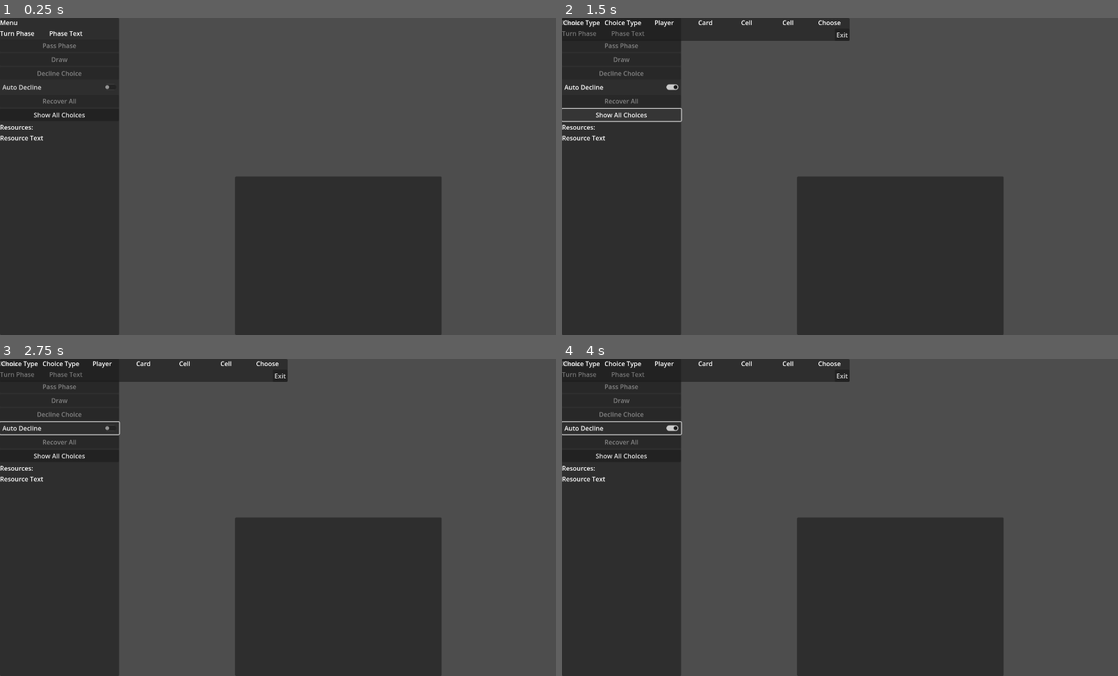
Above: before the commit, frames 1-4 (two rows, left to right).
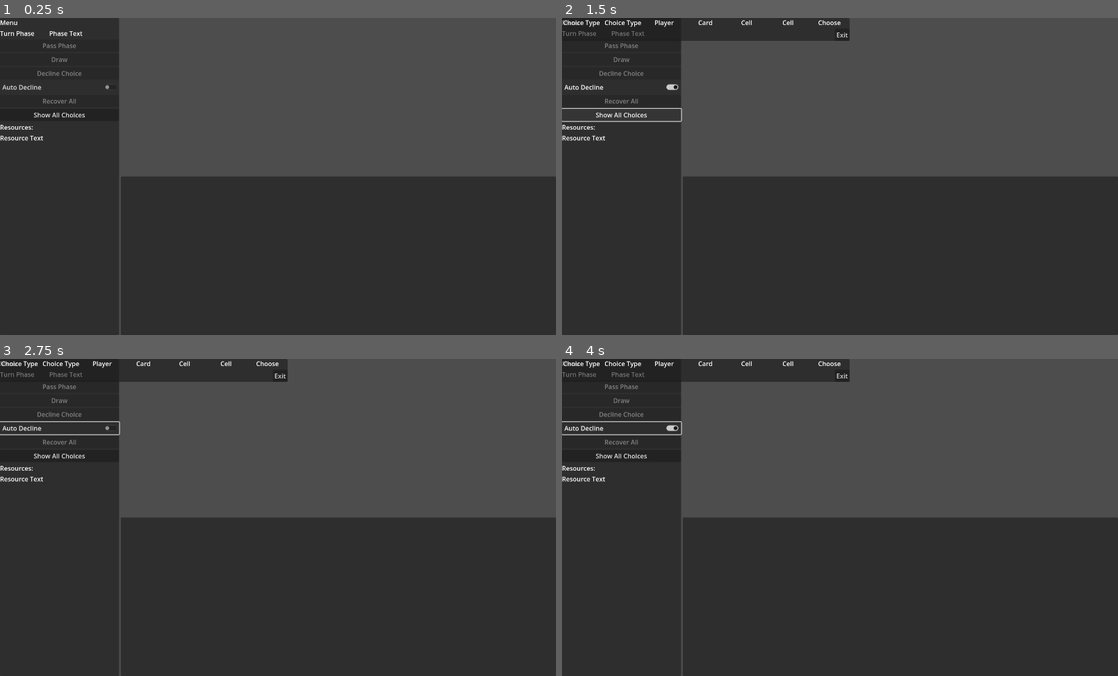
Above: after the commit, the same moments.

Repository: nckjchm/gd_cardgame
Game: Godot game, scene res://game.tscn
Two runs of this game, one before a commit and one after it. Both use one fixed random seed, a clock stepped at 60 frames per second and the inputs below. This scene is started directly instead of the project's main scene.
Inputs:
- Up to frame 1 (0.25 s): no input
- Up to frame 2 (1.5 s): click "Auto Decline" at 0.5 s; click "Show All Choices" at 1.25 s
- Up to frame 3 (2.75 s): click "Auto Decline" at 2 s
- Up to frame 4 (4 s): click "Show All Choices" at 2.75 s; click "Auto Decline" at 3.5 s

The runs differ from the first frame. In frame 1, 20% of the frame differs, in the area x 21-100%, y 50-100%; in frame 2, 20%; in frame 3, 20%; in frame 4, 20%.
Error in both runs: Invalid access to property or key 'players_info' on a base object of type 'null instance'. (res://GameManager.gd:19)

Commit message:
Improved GUI Card Displaying
Created a Second Prefab for cards embedded in the UI and extended the UI code somewhat

Diff:
--- a/CardMenu.gd
+++ b/CardMenu.gd
@@ -5,6 +5,8 @@
 #Is autmatically set based on the provided choices
 var buttons : Array = []
 var card : Card
+var has_close_button := true
+var gui : GUIController
 @onready var menu_container : BoxContainer = $MenuContainer
 @onready var lbl_name : Label = $MenuContainer/NameLabel
 
@@ -18,7 +20,13 @@
 		new_button.custom_minimum_size = Vector2(83,26)
 		menu_container.add_child(new_button)
 		buttons.append(new_button)
+		new_button.mouse_filter = Control.MOUSE_FILTER_PASS
+	if has_close_button:
+		var btn_exit := Button.new()
+		btn_exit.text = "Close"
+		btn_exit.pressed.connect(func(): gui.close_card_menu())
+		menu_container.add_child(btn_exit)
+		btn_exit.mouse_filter = Control.MOUSE_FILTER_PASS
 
-# Called every frame. 'delta' is the elapsed time since the previous frame.
-func _process(delta):
-	pass
+func _gui_input(event):
+	gui.game_manager.input_controller.menu_input_event(self, event, {})
--- a/Cell.gd
+++ b/Cell.gd
@@ -1,7 +1,7 @@
 class_name Cell extends Area2D
 
 signal cell_input_event(cell, viewport, event, shape_idx)
-@onready var input_controller : InputController = $"../../../../../InputController"
+@onready var input_controller : InputController = $"../../../../../../InputController"
 @onready var field : Field = $".."
 var rng = RandomNumberGenerator.new()
 
--- a/GUIController.gd
+++ b/GUIController.gd
@@ -17,7 +17,7 @@
 var choice_popup_menu_prefab = preload("res://choice_popup_menu.tscn")
 @onready var main_control : Control = $".."
 @onready var game_manager : GameManager = $"../GameManager"
-@onready var hand : HandDisplay = $"../GameViewContainer/FieldVPC/FieldVP/HandCanvas/HandPanel"
+@onready var hand : HandDisplay = $"../GameViewContainer/MidViewBox/HandPanel"
 @onready var btn_pass_phase : Button = $"../GameViewContainer/SideGUI/SideGUIBoxContainer/PassPhaseButton"
 @onready var btn_draw : Button = $"../GameViewContainer/SideGUI/SideGUIBoxContainer/DrawButton"
 @onready var btn_decline : Button = $"../GameViewContainer/SideGUI/SideGUIBoxContainer/DeclineButton"
@@ -27,9 +27,13 @@
 @onready var lbl_resource_text = $"../GameViewContainer/SideGUI/SideGUIBoxContainer/ResourceText"
 
 func click_to_close():
-	if card_menu_open or cell_menu_open or card_list_menu_open:
+	if card_menu_open:
+		close_card_menu()
+		return true
+	elif cell_menu_open:
 		close_cell_menu()
-		close_card_menu()
+		return true
+	elif card_list_menu_open:
 		close_card_list_menu()
 		return true
 	return false
@@ -131,9 +135,11 @@
 	main_control.add_child(all_choices_menu)
 
 func open_card_menu(card : Card, position : Vector2):
+	close_card_menu()
 	card_menu = card_menu_prefab.instantiate()
 	card_menu.choices = game_manager.get_card_option_list(card)
 	card_menu.card = card
+	card_menu.gui = self
 	card_menu_open = true
 	main_control.add_child(card_menu)
 	card_menu.position = position
@@ -150,6 +156,9 @@
 func player_card_click(card_display : CardDisplay, _player : Player, click_event : InputEventMouseButton):
 	if not click_to_close():
 		open_card_menu(card_display.card, click_event.global_position)
+
+func player_gui_card_click(card_gui_display : CardGUIDisplay, click_event : InputEventMouseButton):
+	open_card_menu(card_gui_display.card_display.card, click_event.global_position)
 
 func player_cell_click(cell : Cell, _player : Player, click_event : InputEventMouseButton):
 	if not click_to_close():
--- a/GameManager.gd
+++ b/GameManager.gd
@@ -1,6 +1,6 @@
 class_name GameManager extends Node
 
-@onready var field : Field = $"../GameViewContainer/FieldVPC/FieldVP/Field"
+@onready var field : Field = $"../GameViewContainer/MidViewBox/FieldVPC/FieldVP/Field"
 @onready var input_controller : InputController = $"../InputController"
 var game : Game
 var current_decider : Player
--- a/HandDisplay.gd
+++ b/HandDisplay.gd
@@ -1,27 +1,29 @@
 class_name HandDisplay extends PanelContainer
 
-@onready var hand_hbox = $HandHBox
+@onready var hand_hbox = $ScrollContainer/HandHBox
+@onready var gui : GUIController = $"../../../GUIController"
+@onready var input_controller : InputController = $"../../../InputController"
+@onready var scroll_container : ScrollContainer = $ScrollContainer
+var h_scrollbar : HScrollBar
+
+func _ready():
+	h_scrollbar = scroll_container.get_h_scroll_bar()
+	h_scrollbar.gui_input.connect(_gui_input)
+	h_scrollbar.custom_minimum_size = Vector2(0,20)
 
 func empty():
 	for child in hand_hbox.get_children():
-		for grandchild in child.get_children():
-			child.remove_child(grandchild)
-		hand_hbox.remove_child(child)
+		child.queue_free()
 
 func refresh_cards(cards : Array[Card]):
 	empty()
-	var cardwidth := 300
 	for card in cards:
-		var card_display = card.create_card_display()
-		var card_container := MarginContainer.new()
-		card_container.custom_minimum_size = Vector2(cardwidth, 0)
-		card_container.add_child(card_display)
-		hand_hbox.add_child(card_container)
+		var card_gui_display = Templates.card_gui_diplay_prefab.instantiate()
+		card_gui_display.initialize(card, gui)
+		var frame := Container.new()
+		frame.custom_minimum_size = Vector2(300, 400)
+		hand_hbox.add_child(frame)
+		frame.add_child(card_gui_display)
 
-# Called when the node enters the scene tree for the first time.
-func _ready():
-	pass # Replace with function body.
-
-# Called every frame. 'delta' is the elapsed time since the previous frame.
-func _process(delta):
-	pass
+func _gui_input(event):
+	input_controller.menu_input_event(self, event, {})
--- a/InputController.gd
+++ b/InputController.gd
@@ -15,7 +15,7 @@
 var mouse_relative_motion := Vector2(0,0)
 var mouse1_down := false
 var mouse1_released := false
-@onready var camera : FieldCamera = $"../GameViewContainer/FieldVPC/FieldVP/FieldCamera"
+@onready var camera : FieldCamera = $"../GameViewContainer/MidViewBox/FieldVPC/FieldVP/FieldCamera"
 @onready var game_manager : GameManager = $"../GameManager"
 var gui : GUIController
 var distance_from_mouse_down : Vector2 = Vector2(0,0)
@@ -30,6 +30,10 @@
 func card_input_event(card, viewport, event, shape_idx):
 	if event is InputEventMouseButton and event.button_index == MOUSE_BUTTON_LEFT:
 		cardclicks.append({card = card, viewport = viewport, event = event, shape_idx = shape_idx})
+
+func card_gui_input_event(card_gui: CardGUIDisplay, event : InputEvent):
+	if event is InputEventMouseButton and event.button_index == MOUSE_BUTTON_LEFT:
+		gui.player_gui_card_click(card_gui, event)
 
 func player_click_release():
 	var player : Player = game_manager.current_decider
--- /dev/null
+++ b/card_gui_display.gd
@@ -0,0 +1,28 @@
+class_name CardGUIDisplay extends Control
+
+signal gui_card_input_event(card_gui: CardGUIDisplay, event : InputEvent)
+
+var card_display : CardDisplay
+var is_ready := false
+var is_initialized := false
+var gui : GUIController
+
+func initialize(card : Card, gui : GUIController):
+	card_display = card.create_card_display()
+	self.gui = gui
+	is_initialized = true
+	update()
+
+func _ready():
+	is_ready = true
+	update()
+
+func update():
+	gui_card_input_event.connect(gui.game_manager.input_controller.card_gui_input_event)
+	if not is_ready or not is_initialized:
+		return
+	add_child(card_display)
+	card_display.position = custom_minimum_size / 2
+	gui_input.connect(func (event):
+		gui_card_input_event.emit(self, event)
+	)
--- /dev/null
+++ b/card_gui_display.tscn
@@ -0,0 +1,16 @@
+[gd_scene load_steps=2 format=3 uid="uid://bt5hd43xgnwfr"]
+
+[ext_resource type="Script" path="res://card_gui_display.gd" id="1_6otqr"]
+
+[node name="Control" type="Control"]
+custom_minimum_size = Vector2(266, 340)
+layout_mode = 3
+anchors_preset = 8
+anchor_left = 0.5
+anchor_top = 0.5
+anchor_right = 0.5
+anchor_bottom = 0.5
+grow_horizontal = 2
+grow_vertical = 2
+mouse_filter = 1
+script = ExtResource("1_6otqr")
--- a/card_list_menu.gd
+++ b/card_list_menu.gd
@@ -11,7 +11,6 @@
 func initialize(cards : Array[Card], gui : GUIController):
 	self.cards = cards
 	self.gui = gui
-	print("opening card list menu")
 
 func _ready():
 	btn_exit.pressed.connect(func():
@@ -19,6 +18,7 @@
 	)
 	h_scrollbar = scroll_container.get_h_scroll_bar()
 	h_scrollbar.gui_input.connect(_gui_input)
+	h_scrollbar
 	redraw_cards()
 
 func redraw_cards():
@@ -28,16 +28,16 @@
 		var standin = Label.new()
 		standin.text = "No Cards in this List"
 		var frame := Container.new()
-		frame.custom_minimum_size = Vector2(300, 420)
+		frame.custom_minimum_size = Vector2(300, 400)
 		frame.add_child(standin)
 		content.add_child(frame)
 	for card in cards:
-		var card_display : CardDisplay = card.create_card_display()
+		var card_gui_display : CardGUIDisplay = Templates.card_gui_diplay_prefab.instantiate()
+		card_gui_display.initialize(card, gui)
 		var frame := Container.new()
 		frame.custom_minimum_size = Vector2(300, 400)
-		frame.add_child(card_display)
 		content.add_child(frame)
-		card_display.position = Vector2(150, 200)
+		frame.add_child(card_gui_display)
 
 func _gui_input(event):
 	input_controller.menu_input_event(self, event, {})
--- a/game.tscn
+++ b/game.tscn
@@ -93,51 +93,49 @@
 text = "Resource Text"
 fit_content = true
 
-[node name="FieldVPC" type="SubViewportContainer" parent="GameViewContainer"]
+[node name="MidViewBox" type="VBoxContainer" parent="GameViewContainer"]
+layout_mode = 2
+size_flags_horizontal = 3
+alignment = 2
+
+[node name="FieldVPC" type="SubViewportContainer" parent="GameViewContainer/MidViewBox"]
 custom_minimum_size = Vector2(2.08165e-12, 2.08165e-12)
 layout_mode = 2
 size_flags_horizontal = 3
+size_flags_vertical = 3
 mouse_filter = 2
 stretch = true
 
-[node name="FieldVP" type="SubViewport" parent="GameViewContainer/FieldVPC"]
+[node name="FieldVP" type="SubViewport" parent="GameViewContainer/MidViewBox/FieldVPC"]
 disable_3d = true
 handle_input_locally = false
 msaa_2d = 1
 screen_space_aa = 1
 physics_object_picking = true
-size = Vector2i(1096, 800)
+size = Vector2i(1096, 396)
 render_target_update_mode = 4
 
-[node name="Field" type="Node2D" parent="GameViewContainer/FieldVPC/FieldVP"]
+[node name="Field" type="Node2D" parent="GameViewContainer/MidViewBox/FieldVPC/FieldVP"]
 script = ExtResource("1_evxwu")
 
-[node name="FieldCamera" type="Camera2D" parent="GameViewContainer/FieldVPC/FieldVP"]
+[node name="FieldCamera" type="Camera2D" parent="GameViewContainer/MidViewBox/FieldVPC/FieldVP"]
 ignore_rotation = false
 script = ExtResource("2_7kr53")
 
-[node name="HandCanvas" type="CanvasLayer" parent="GameViewContainer/FieldVPC/FieldVP"]
-follow_viewport_scale = 2.0
-
-[node name="HandPanel" type="PanelContainer" parent="GameViewContainer/FieldVPC/FieldVP/HandCanvas"]
-anchors_preset = 12
-anchor_top = 1.0
-anchor_right = 1.0
-anchor_bottom = 1.0
-offset_left = 288.0
-offset_top = -400.0
-offset_right = -288.0
-offset_bottom = 0.000854492
-grow_horizontal = 2
-grow_vertical = 0
-mouse_filter = 2
+[node name="HandPanel" type="PanelContainer" parent="GameViewContainer/MidViewBox"]
+custom_minimum_size = Vector2(2.08165e-12, 400)
+layout_mode = 2
 script = ExtResource("3_1f808")
 
-[node name="HandHBox" type="HBoxContainer" parent="GameViewContainer/FieldVPC/FieldVP/HandCanvas/HandPanel"]
+[node name="ScrollContainer" type="ScrollContainer" parent="GameViewContainer/MidViewBox/HandPanel"]
 layout_mode = 2
-size_flags_horizontal = 4
-size_flags_vertical = 4
+vertical_scroll_mode = 0
+
+[node name="HandHBox" type="HBoxContainer" parent="GameViewContainer/MidViewBox/HandPanel/ScrollContainer"]
+layout_mode = 2
+size_flags_horizontal = 3
 mouse_filter = 2
+alignment = 1
 
 [node name="InputController" type="Node" parent="."]
 script = ExtResource("3_3l6ug")
--- a/templates.gd
+++ b/templates.gd
@@ -10,6 +10,7 @@
 	YlwStrSchool = CardTemplate.YlwStrSchool.new()
 }
 var card_prefab = preload("res://card.tscn")
+var card_gui_diplay_prefab = preload("res://card_gui_display.tscn")
 
 var deck_templates = {
 	TestDeckYellow = DeckTemplate.TestDeckYellow.new()
@@ -23,7 +24,6 @@
 const player1_home = [Cell.CellType.Field, Cell.StackType.None, 0]
 const player2_home = [Cell.CellType.Field, Cell.StackType.None, 1]
 const emptycell = [Cell.CellType.Inactive, Cell.StackType.None, -1]
-
 
 const small_two_player_field1_template := {
 	"dimensions" : [9, 9],
